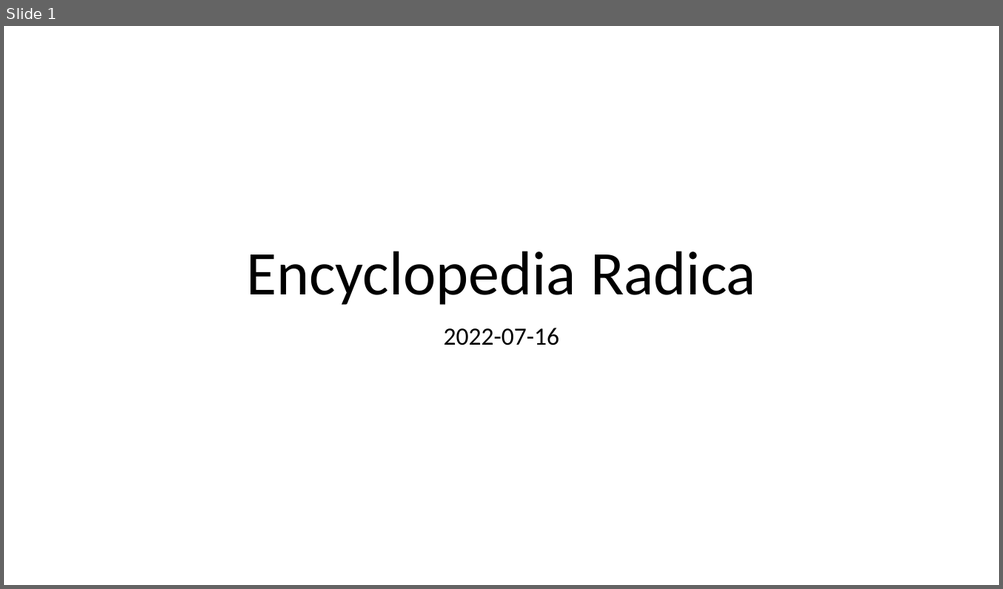
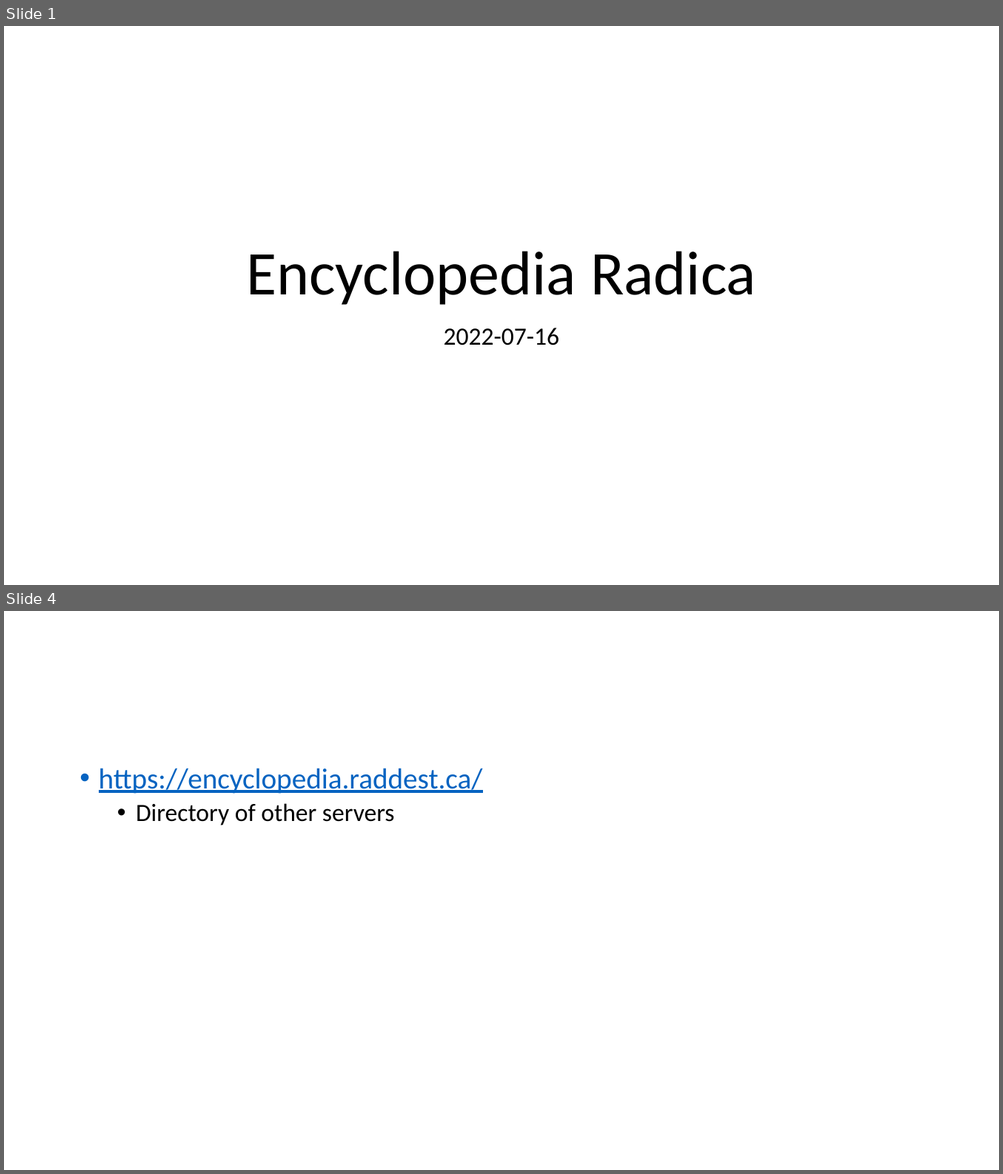
Before and after one commit to raddest-ca/encyclopedia-radica, a slide deck: radica.pptx. Shown one above the other, each under a label of ours: slide 1 before the commit, slides 1 and 4 after it; the slides between them are not shown. The pictures are 1003x589 and 1003x1174 pixels, drawn with LibreOffice and Linux fonts; fonts in the diff are those of the drawing. Boxes give left, top, right and bottom in pixels: in the first picture for what was removed or moved away, otherwise in the second. Text is boxed around its words. In the diff, an @@ line names an element or a change of style, - is before the commit and + after.

Commit message:
add https

```diff
--- a/radica.pptx
+++ b/radica.pptx
@@ slide 4 added at [4, 611, 999, 1170], background #FFFFFF @@
@@ text added at [99, 768, 483, 826], 28 pt, text #0563C1, underline @@
+• https://encyclopedia.raddest.ca/
+  • Directory of other servers
```
Also in this commit, not shown: 1 slide changed, 1 other slide added, 1 slide removed, 8 other files.
